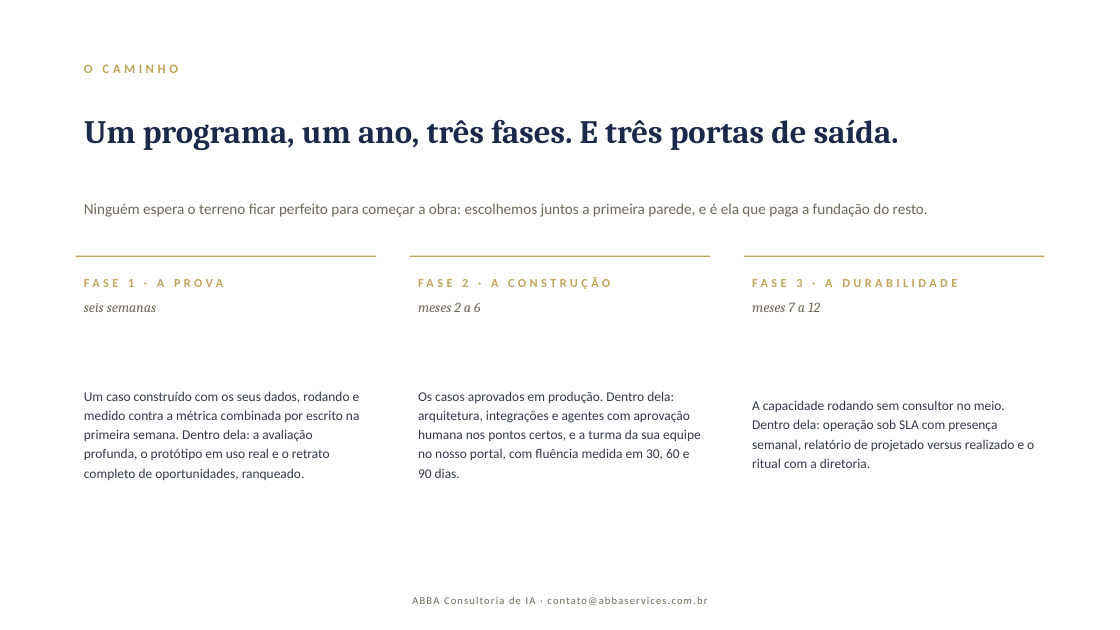
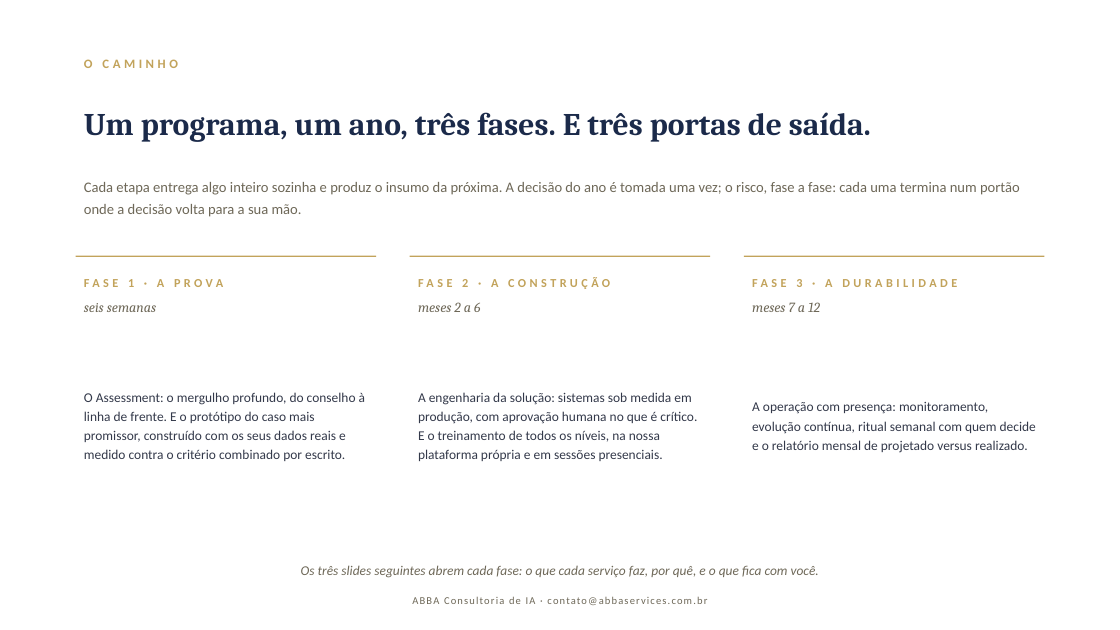
Before and after one commit to DanielMoraesCoca/abba-ops, a slide deck: slide 7 of 08-materiais/modelos/abba-deck-institucional.pptx. Drawn at 1120x630 pixels with LibreOffice and Linux fonts; fonts in the diff are those of the drawing. Boxes give left, top, right and bottom in pixels: in the first picture for what was removed or moved away, otherwise in the second. Text is boxed around its words. In the diff, an @@ line names an element or a change of style, - is before the commit and + after.

```diff
--- a/08-materiais/modelos/abba-deck-institucional.pptx
+++ b/08-materiais/modelos/abba-deck-institucional.pptx
@@ text "O CAMINHO": place and size @@
-text "O CAMINHO" at box(84, 64, 178, 73)
+text "O CAMINHO" at box(84, 59, 178, 68)
@@ text "Um programa, um ano, três ..." at box(84, 112, 871, 142): size 28 to 27 pt; line spacing 34pt to 33pt @@
@@ text at box(84, 182, 1020, 217): text changed; size 13 to 12.5 pt @@
-Ninguém espera o terreno ficar perfeito para começar a obra: escolhemos juntos a primeira parede, e é ela que paga a fundação do resto.
+Cada etapa entrega algo inteiro sozinha e produz o insumo da próxima. A decisão do ano é tomada uma vez; o risco, fase a fase: cada uma termina num portão onde a decisão volta para a sua mão.
@@ text at box(84, 392, 365, 461): text changed @@
-Um caso construído com os seus dados, rodando e medido contra a métrica combinada por escrito na primeira semana. Dentro dela: a avaliação profunda, o protótipo em uso real e o retrato completo de oportunidades, ranqueado.
+O Assessment: o mergulho profundo, do conselho à linha de frente. E o protótipo do caso mais promissor, construído com os seus dados reais e medido contra o critério combinado por escrito.
@@ text at box(418, 392, 697, 461): text changed @@
-Os casos aprovados em produção. Dentro dela: arquitetura, integrações e agentes com aprovação humana nos pontos certos, e a turma da sua equipe no nosso portal, com fluência medida em 30, 60 e 90 dias.
+A engenharia da solução: sistemas sob medida em produção, com aprovação humana no que é crítico. E o treinamento de todos os níveis, na nossa plataforma própria e em sessões presenciais.
@@ text at box(752, 402, 1036, 453): text changed @@
-A capacidade rodando sem consultor no meio. Dentro dela: operação sob SLA com presença semanal, relatório de projetado versus realizado e o ritual com a diretoria.
+A operação com presença: monitoramento, evolução contínua, ritual semanal com quem decide e o relatório mensal de projetado versus realizado.
@@ text added at box(301, 565, 819, 578), 11.5 pt, text #6E6858, italic @@
+Os três slides seguintes abrem cada fase: o que cada serviço faz, por quê, e o que fica com você.
```
Also in this commit, not shown: 4 other slides changed, 9 slides added, 6 slides removed, 14 other files.
